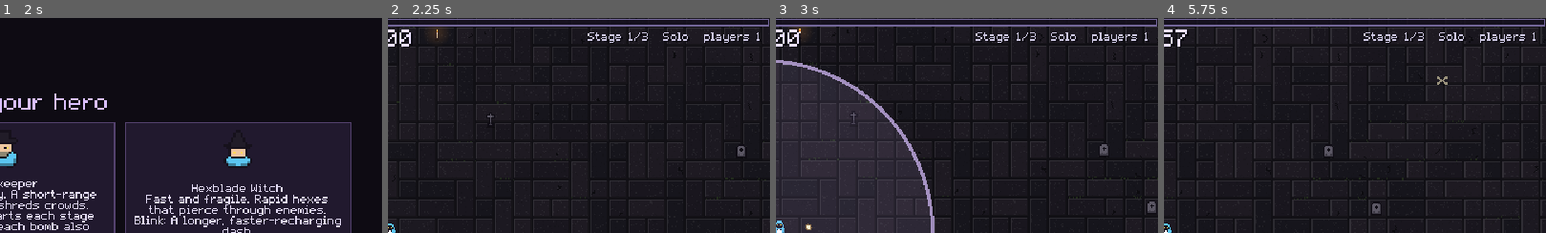
Above: before the commit, frames 1-4 (left to right).
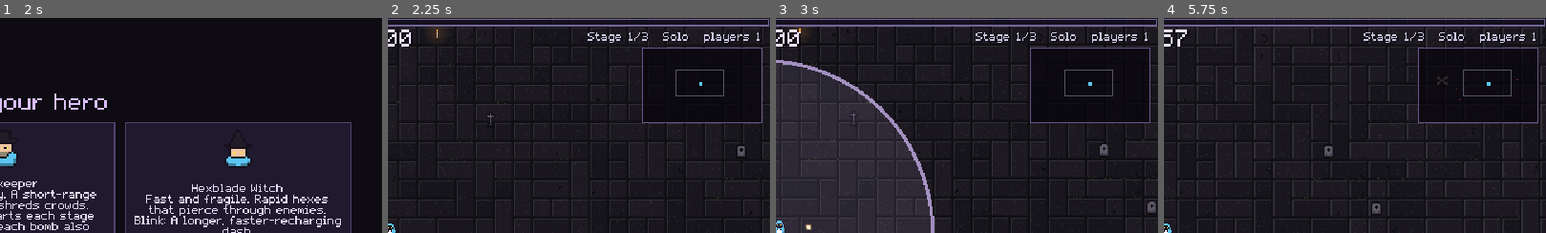
Above: after the commit, the same moments.

Repository: Tristan2828/GameTest
Game: Godot game, scene res://src/main/main.tscn
Two runs of this game, one before a commit and one after it. Both use one fixed random seed, a clock stepped at 60 frames per second and the inputs below.
Inputs (mouse positions are % of the whole screen's width and height, from its top left):
- Up to frame 1 (2 s): click (50, 55) at 0.52 s; type "12" at 0.6 s; click "Play Solo" at 1.25 s
- Up to frame 2 (2.25 s): click "Start Run" at 2 s
- Up to frame 3 (3 s): tap Enter (ui_accept) at 2.75 s; move the mouse to (72, 45) at 2.77 s; hold D (move_right) from 2.78 s (still down); tap Q (bomb) at 2.85 s; click (72, 45) at 2.92 s
- Up to frame 4 (5.75 s): tap Enter (ui_accept) at 3.02, 3.32 s; release D (move_right) at 3.5 s; drag from (30, 55) to (45, 70) at 3.52 s; move the mouse to (60, 28) at 4.27 s; press the mouse at (60, 28) at 4.28 s; hold D (move_right) 4.28-5 s; release the mouse at (60, 28) at 5 s; drag from (45, 70) to (20, 35) at 5.02 s
The pictures show only the part of the screen within x 50-100%, y 0-50%; the shares and areas given below are measured in that part.

Frame 1 is identical in both runs. In frame 2, 1.3% of the frame differs, in the area x 66-98%, y 13-49%; in frame 3, 1.3%; in frame 4, 2.0%.

Commit message:
Minimap with edge warning
- Minimap in the HUD corner: arena walls, your screen's view, every player
  (yours bigger), the horde, the boss and weapon altars
- The side of the minimap you're close to lights up red near the walls
- Hidden between stages; test (184)

Co-Authored-By: Claude Opus 5.5 <noreply@anthropic.com>
Claude-Session: https://claude.ai/code/session_018FQUPVBgHcvQaDcZ2WmqYd

Diff:
--- a/src/arena/arena.gd
+++ b/src/arena/arena.gd
@@ -806,6 +806,7 @@
 		_hud.set_time_left(_wave_duration - _elapsed)
 	_hud.set_boss(boss.type.display_name if boss != null else "", boss.hp_ratio if boss != null else 0.0)
 	_hud.set_progress(_team.level, _team.progress_ratio())
+	_update_minimap(local, boss)
 
 	var status := "Solo"
 	if Net.is_online():
@@ -847,6 +848,21 @@
 				_hud.show_banner("You're a ghost", "Collect XP and coins for your team. You respawn next stage.")
 			else:
 				_hud.hide_banner()
+
+
+func _update_minimap(local: Player, boss: Enemy) -> void:
+	_hud.minimap.visible = not _is_between_stages()
+	if not _hud.minimap.visible:
+		return
+	var markers: Array[Array] = []
+	for player: Player in _player_nodes():
+		markers.append([player.world_position(), Player.SLOT_COLORS[player.slot % Player.SLOT_COLORS.size()], player.is_local()])
+	var view := Rect2()
+	if local != null:
+		var screen := get_viewport_rect().size
+		view = Rect2(local.view_center() - screen / 2.0, screen)
+	_hud.minimap.show_state(view, markers, _enemies.active_positions(), _weapons.altar_positions(),
+		boss.position if boss != null else Vector2.INF, local.world_position() if local != null else Vector2.INF)
 
 
 func _invite_hud_text() -> String:
--- a/src/combat/weapon_system.gd
+++ b/src/combat/weapon_system.gd
@@ -72,6 +72,13 @@
 		if best == Vector2.INF or from.distance_squared_to(at) < from.distance_squared_to(best):
 			best = at
 	return best
+
+
+func altar_positions() -> PackedVector2Array:
+	var positions := PackedVector2Array()
+	for altar_id: int in _altars:
+		positions.append(_altars[altar_id][0])
+	return positions
 
 
 func altar_count() -> int:
--- a/src/enemies/enemy_manager.gd
+++ b/src/enemies/enemy_manager.gd
@@ -64,6 +64,15 @@
 			best = enemy
 			best_distance = distance
 	return best
+
+
+## Where every active enemy is (for the minimap).
+func active_positions() -> PackedVector2Array:
+	var positions := PackedVector2Array()
+	for enemy: Enemy in _pool:
+		if enemy.active:
+			positions.append(enemy.position)
+	return positions
 
 
 ## The active boss, or null.
--- a/src/player/player.gd
+++ b/src/player/player.gd
@@ -220,6 +220,11 @@
 	return position if _shows_remote_state() else state.position
 
 
+## Center of what this player's screen shows (their camera), for the minimap.
+func view_center() -> Vector2:
+	return _camera.get_screen_center_position() if is_local() else position
+
+
 func muzzle_position() -> Vector2:
 	return state.position + Vector2.from_angle(state.aim) * MUZZLE_DISTANCE
 
--- a/src/ui/hud.gd
+++ b/src/ui/hud.gd
@@ -3,6 +3,7 @@
 ## In-game overlay. The arena pushes values in; the HUD only displays them.
 
 @onready var _hearts: HeartsDisplay = %Hearts
+@onready var minimap: Minimap = %Minimap
 @onready var _hurt_flash: ColorRect = %HurtFlash
 @onready var _xp_bar: XpBar = %XpBar
 @onready var _level_label: Label = %LevelLabel
--- a/src/ui/hud.tscn
+++ b/src/ui/hud.tscn
@@ -5,6 +5,7 @@
 [ext_resource type="Script" path="res://src/ui/xp_bar.gd" id="3_xp"]
 [ext_resource type="Script" path="res://src/ui/level_up_panel.gd" id="4_levelup"]
 [ext_resource type="Script" path="res://src/ui/shop_panel.gd" id="5_shop"]
+[ext_resource type="Script" path="res://src/ui/minimap.gd" id="6_minimap"]
 
 [node name="Hud" type="CanvasLayer"]
 script = ExtResource("1_hud")
@@ -110,6 +111,20 @@
 layout_mode = 2
 script = ExtResource("3_xp")
 fill_color = Color(0.85, 0.2, 0.28, 1)
+
+[node name="Minimap" type="Control" parent="."]
+unique_name_in_owner = true
+layout_mode = 3
+anchors_preset = 1
+anchor_left = 1.0
+anchor_right = 1.0
+offset_left = -108.0
+offset_top = 26.0
+offset_right = -8.0
+offset_bottom = 88.0
+grow_horizontal = 0
+mouse_filter = 2
+script = ExtResource("6_minimap")
 
 [node name="StatusLabel" type="Label" parent="."]
 unique_name_in_owner = true
--- /dev/null
+++ b/src/ui/minimap.gd
@@ -0,0 +1,67 @@
+class_name Minimap
+extends Control
+## A small map of the whole arena in the HUD corner: the walls, what your screen
+## currently shows, every player, the horde, the boss and weapon altars. The
+## side you're close to lights up red so you know you're backing into a wall.
+
+const BACK_COLOR: Color = Color(0.03, 0.02, 0.05, 0.75)
+const BORDER_COLOR: Color = Color(0.42, 0.33, 0.55)
+const VIEW_COLOR: Color = Color(0.9, 0.88, 1.0, 0.35)
+const ENEMY_COLOR: Color = Color(0.75, 0.25, 0.3, 0.55)
+const BOSS_COLOR: Color = Color(1.0, 0.25, 0.3)
+const ALTAR_COLOR: Color = Color(1.0, 0.8, 0.35)
+const EDGE_WARNING_COLOR: Color = Color(1.0, 0.3, 0.3)
+## How close to a wall (in arena pixels) before that side lights up.
+const EDGE_WARNING_DISTANCE: float = 70.0
+
+var arena_size: Vector2 = Vector2(1600, 1000)
+var view: Rect2 = Rect2()
+## Each player: [position, color, is_local]
+var players: Array[Array] = []
+var enemies: PackedVector2Array = PackedVector2Array()
+var altars: PackedVector2Array = PackedVector2Array()
+var boss: Vector2 = Vector2.INF
+var local_position: Vector2 = Vector2.INF
+
+
+func show_state(view_rect: Rect2, player_markers: Array[Array], enemy_positions: PackedVector2Array,
+		altar_positions: PackedVector2Array, boss_position: Vector2, local: Vector2) -> void:
+	view = view_rect
+	players = player_markers
+	enemies = enemy_positions
+	altars = altar_positions
+	boss = boss_position
+	local_position = local
+	queue_redraw()
+
+
+func _draw() -> void:
+	var scale_factor := size / arena_size
+	draw_rect(Rect2(Vector2.ZERO, size), BACK_COLOR)
+	for at: Vector2 in enemies:
+		draw_rect(Rect2((at * scale_factor).floor(), Vector2.ONE), ENEMY_COLOR)
+	for at: Vector2 in altars:
+		draw_rect(Rect2((at * scale_factor).floor() - Vector2.ONE, Vector2(3, 3)), ALTAR_COLOR)
+	if boss.is_finite():
+		draw_rect(Rect2((boss * scale_factor).floor() - Vector2(2, 2), Vector2(5, 5)), BOSS_COLOR)
+	if view.size != Vector2.ZERO:
+		draw_rect(Rect2((view.position * scale_factor).floor(), (view.size * scale_factor).floor()), VIEW_COLOR, false, 1.0)
+	for marker: Array in players:
+		var at: Vector2 = marker[0]
+		var dot := 3.0 if marker[2] else 2.0
+		draw_rect(Rect2((at * scale_factor).floor() - Vector2(1, 1), Vector2(dot, dot)), marker[1])
+	draw_rect(Rect2(Vector2.ZERO, size), BORDER_COLOR, false, 1.0)
+	_draw_edge_warnings()
+
+
+func _draw_edge_warnings() -> void:
+	if not local_position.is_finite():
+		return
+	if local_position.x < EDGE_WARNING_DISTANCE:
+		draw_rect(Rect2(0, 0, 2, size.y), EDGE_WARNING_COLOR)
+	if local_position.x > arena_size.x - EDGE_WARNING_DISTANCE:
+		draw_rect(Rect2(size.x - 2, 0, 2, size.y), EDGE_WARNING_COLOR)
+	if local_position.y < EDGE_WARNING_DISTANCE:
+		draw_rect(Rect2(0, 0, size.x, 2), EDGE_WARNING_COLOR)
+	if local_position.y > arena_size.y - EDGE_WARNING_DISTANCE:
+		draw_rect(Rect2(0, size.y - 2, size.x, 2), EDGE_WARNING_COLOR)
--- a/tests/unit/test_polish.gd
+++ b/tests/unit/test_polish.gd
@@ -88,3 +88,14 @@
 	Settings.sfx_volume = before
 	Settings.apply()
 	Settings.save()
+
+
+func test_minimap_accepts_state_and_warns_near_walls() -> void:
+	var minimap := Minimap.new()
+	minimap.size = Vector2(100, 62)
+	add_child_autofree(minimap)
+	var markers: Array[Array] = [[Vector2(20, 500), Color.BLUE, true]]
+	minimap.show_state(Rect2(0, 320, 640, 360), markers, PackedVector2Array([Vector2(800, 500)]),
+		PackedVector2Array(), Vector2.INF, Vector2(20, 500))
+	assert_eq(minimap.players.size(), 1)
+	assert_lt(minimap.local_position.x, Minimap.EDGE_WARNING_DISTANCE, "left wall warning would show")
Not shown, added: src/ui/minimap.gd.uid
